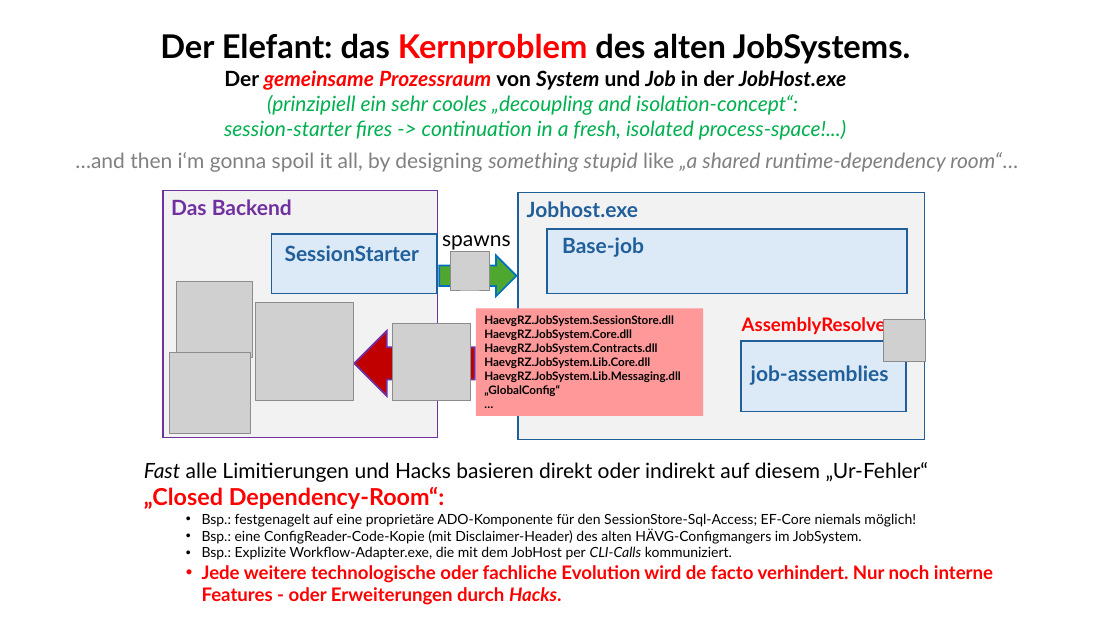
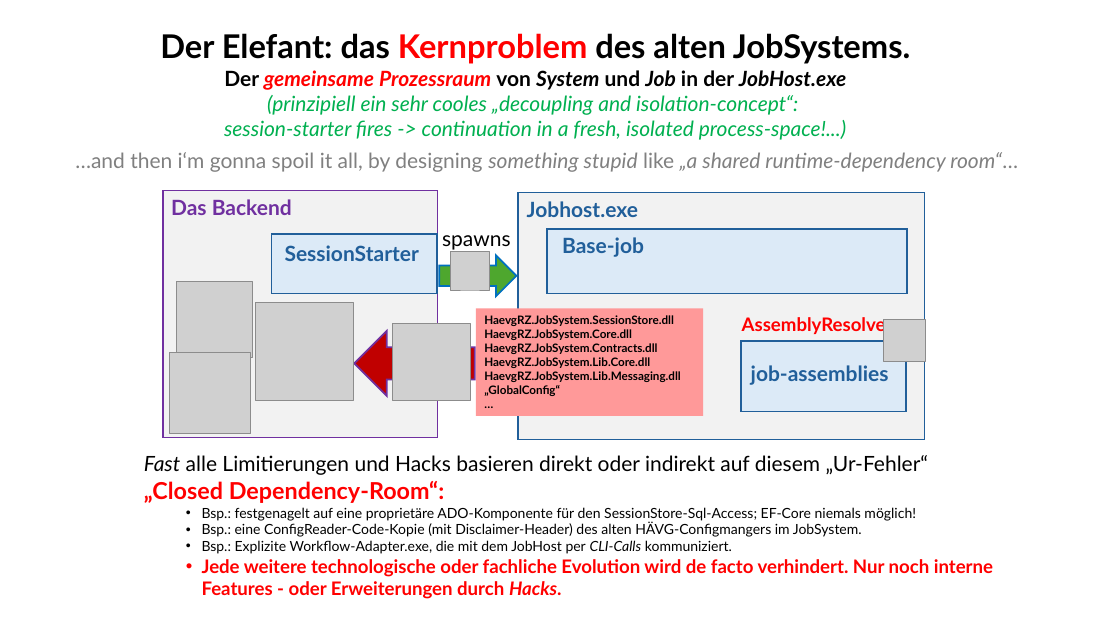
Before and after one commit to ckluth/josyn-platform, a slide deck: slide 4 of josyn-intro.pptx. Drawn at 1120x630 pixels with LibreOffice and Linux fonts; fonts in the diff are those of the drawing; grey boxes stand for pictures. Boxes give left, top, right and bottom in pixels: in the first picture for what was removed or moved away, otherwise in the second. Text is boxed around its words. In the diff, an @@ line names an element or a change of style, - is before the commit and + after.

Commit message:
wip: sync [2026-06-23 22:03]

```diff
--- a/josyn-intro.pptx
+++ b/josyn-intro.pptx
@@ text "Fast alle Limitierungen und Hacks ...": place and size @@
-text "Fast alle Limitierungen und Hacks ..." at (144,462,993,605)
+text "Fast alle Limitierungen und Hacks ..." at (144,455,993,599)
```
